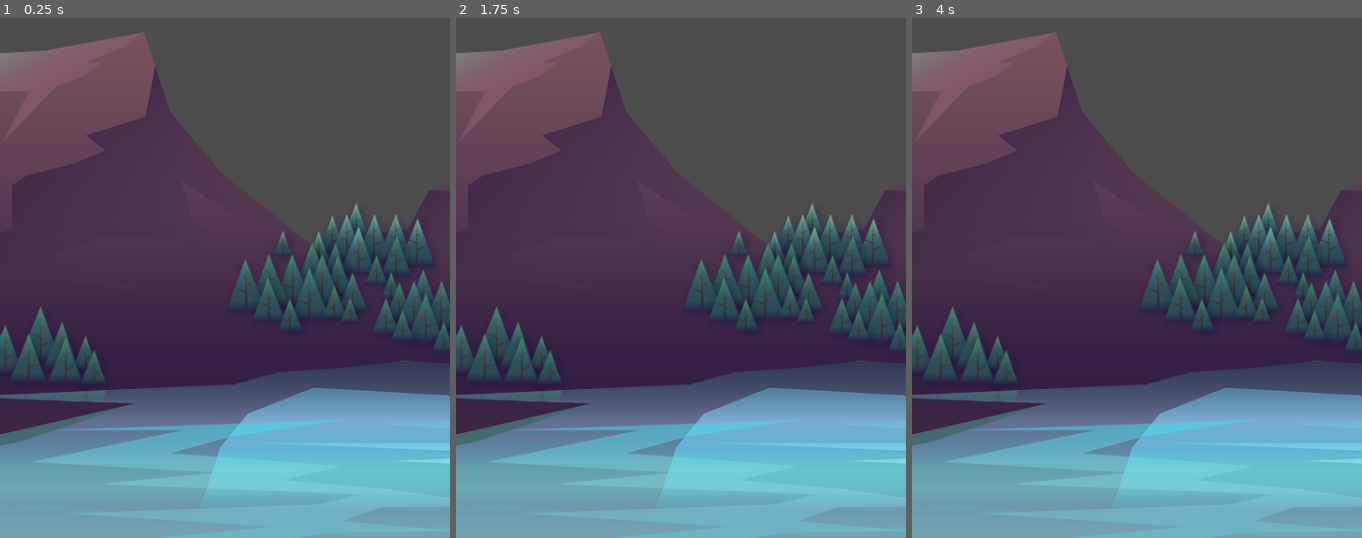
Above: before the commit, frames 1-3 (left to right).
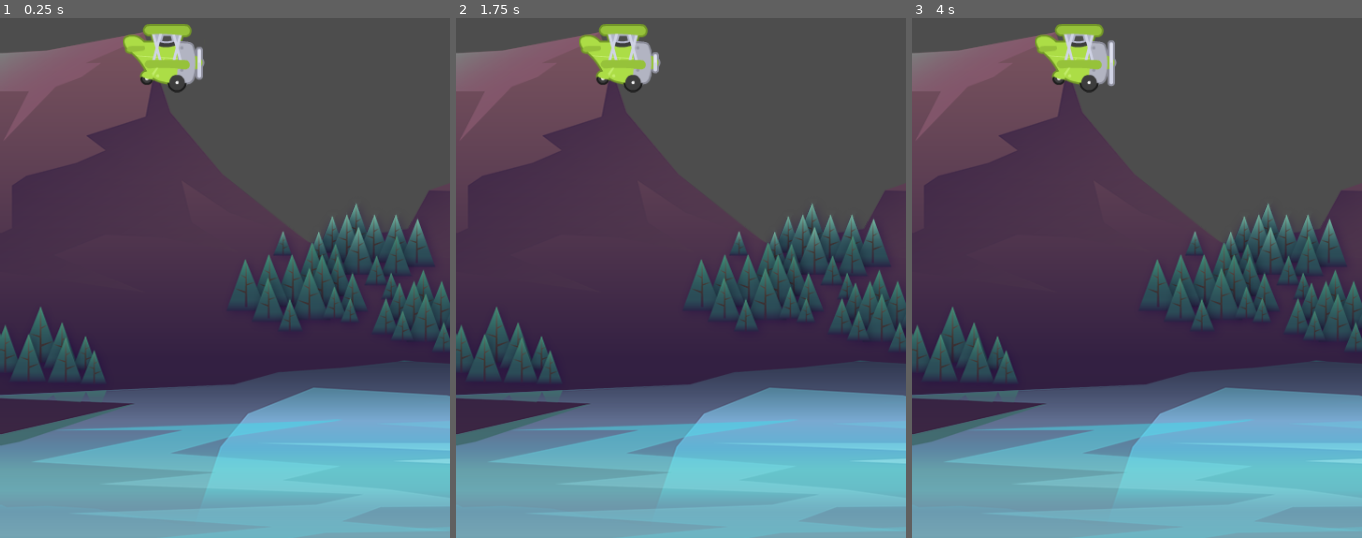
Above: after the commit, the same moments.

Repository: pmatos2000/godot_study
Game: Godot game, scene res://scenes/game/game.tscn
Same seed, same stepped clock (60 frames per second), same inputs: the game is played once before the commit and once after it. Before the commit the project starts from res://scenes/game.tscn.
Inputs:
- Up to frame 1 (0.25 s): no input
- Up to frame 2 (1.75 s): tap Enter at 0.5 s
- Up to frame 3 (4 s): tap Space at 3.5 s

The runs differ from the first frame. In frame 1, 1.5% of the frame differs, in the area x 27-46%, y 1-15%; in frame 2, 1.5%; in frame 3, 1.5%.

Commit message:
Plasne scene

Diff:
--- a/tappy/project.godot
+++ b/tappy/project.godot
@@ -11,7 +11,7 @@
 [application]
 
 config/name="Tappy"
-run/main_scene="res://scenes/game.tscn"
+run/main_scene="res://scenes/game/game.tscn"
 config/features=PackedStringArray("4.3", "Mobile")
 config/icon="res://icon.svg"
 
--- a/tappy/scenes/game.tscn
+++ /dev/null
@@ -1,9 +0,0 @@
-[gd_scene load_steps=2 format=3 uid="uid://dtmkc3kipomd5"]
-
-[ext_resource type="Texture2D" uid="uid://bictqlkea7olv" path="res://assets/background/rocks_2.png" id="1_285jq"]
-
-[node name="Game" type="Node2D"]
-position = Vector2(174, 342)
-
-[node name="Sprite2D" type="Sprite2D" parent="."]
-texture = ExtResource("1_285jq")
--- /dev/null
+++ b/tappy/scenes/game/game.tscn
@@ -0,0 +1,12 @@
+[gd_scene load_steps=3 format=3 uid="uid://dtmkc3kipomd5"]
+
+[ext_resource type="Texture2D" uid="uid://bictqlkea7olv" path="res://assets/background/rocks_2.png" id="1_xl8a2"]
+[ext_resource type="PackedScene" uid="uid://cbreaps2x2ixg" path="res://scenes/plane/plane.tscn" id="2_t3ejk"]
+
+[node name="Game" type="Node2D"]
+position = Vector2(174, 342)
+
+[node name="Sprite2D" type="Sprite2D" parent="."]
+texture = ExtResource("1_xl8a2")
+
+[node name="Plane" parent="." instance=ExtResource("2_t3ejk")]
--- /dev/null
+++ b/tappy/scenes/plane/plane.tscn
@@ -0,0 +1,47 @@
+[gd_scene load_steps=7 format=3 uid="uid://cbreaps2x2ixg"]
+
+[ext_resource type="Texture2D" uid="uid://cf3r2jk71my1v" path="res://assets/plane/planes_sheet.png" id="1_eoqtc"]
+
+[sub_resource type="AtlasTexture" id="AtlasTexture_a4kw0"]
+atlas = ExtResource("1_eoqtc")
+region = Rect2(0, 0, 88, 73)
+
+[sub_resource type="AtlasTexture" id="AtlasTexture_pqpal"]
+atlas = ExtResource("1_eoqtc")
+region = Rect2(88, 0, 88, 73)
+
+[sub_resource type="AtlasTexture" id="AtlasTexture_0qjfk"]
+atlas = ExtResource("1_eoqtc")
+region = Rect2(176, 0, 88, 73)
+
+[sub_resource type="AtlasTexture" id="AtlasTexture_8qj5v"]
+atlas = ExtResource("1_eoqtc")
+region = Rect2(88, 0, 88, 73)
+
+[sub_resource type="SpriteFrames" id="SpriteFrames_38u4b"]
+animations = [{
+"frames": [{
+"duration": 1.0,
+"texture": SubResource("AtlasTexture_a4kw0")
+}, {
+"duration": 1.0,
+"texture": SubResource("AtlasTexture_pqpal")
+}, {
+"duration": 1.0,
+"texture": SubResource("AtlasTexture_0qjfk")
+}, {
+"duration": 1.0,
+"texture": SubResource("AtlasTexture_8qj5v")
+}],
+"loop": true,
+"name": &"fly",
+"speed": 10.0
+}]
+
+[node name="Plane" type="CharacterBody2D"]
+
+[node name="AnimatedSprite2D" type="AnimatedSprite2D" parent="."]
+sprite_frames = SubResource("SpriteFrames_38u4b")
+animation = &"fly"
+autoplay = "fly"
+frame_progress = 0.792483
